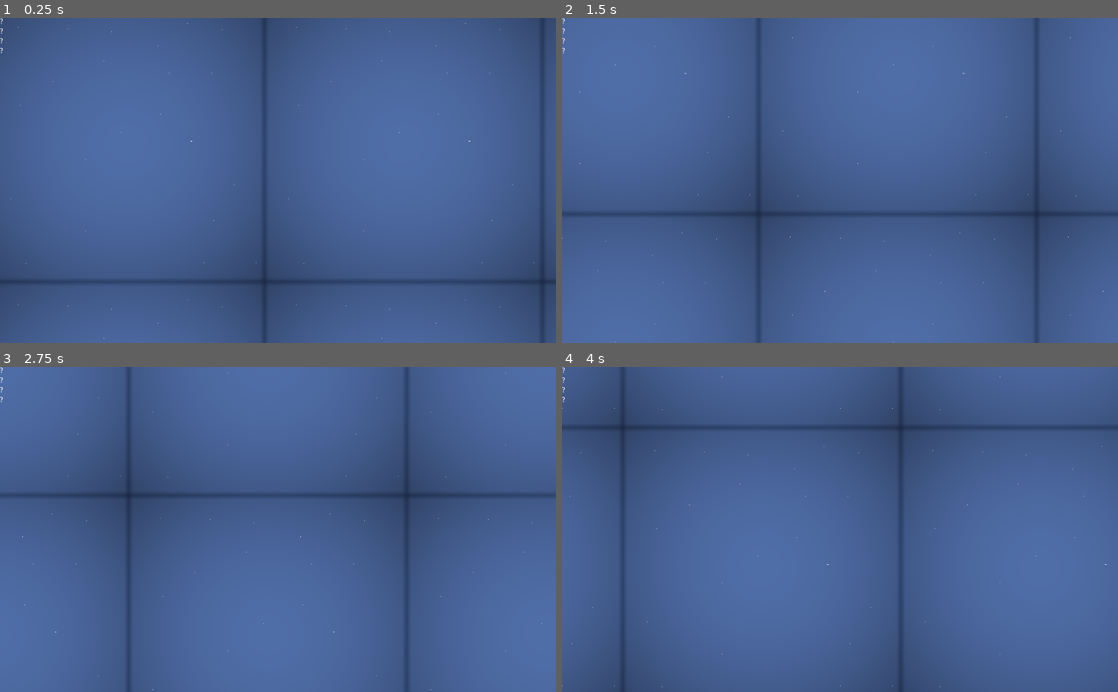
Above: before the commit, frames 1-4 (two rows, left to right).
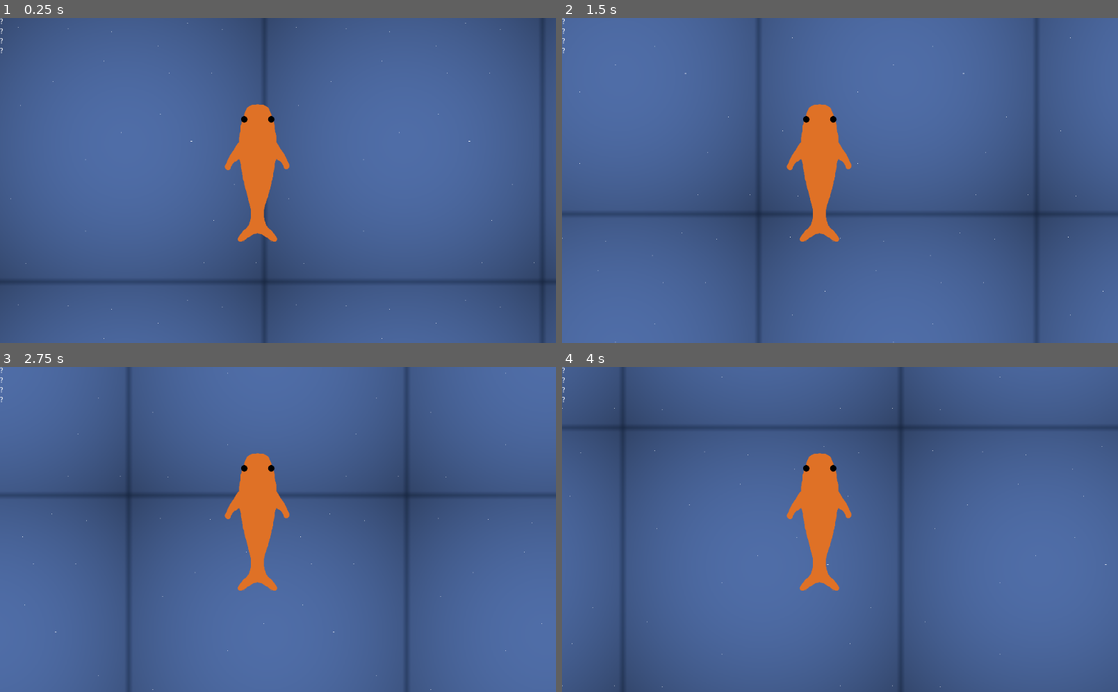
Above: after the commit, the same moments.

Repository: JordanLevy/LudumDare51
Game: Godot game, scene res://Scenes/Main.tscn
Two runs of this game, one before a commit and one after it. Both use one fixed random seed, a clock stepped at 60 frames per second and the inputs below.
Inputs:
- Up to frame 1 (0.25 s): no input
- Up to frame 2 (1.5 s): no input
- Up to frame 3 (2.75 s): no input
- Up to frame 4 (4 s): no input

The runs differ from the first frame. In frame 1, 2.3% of the frame differs, in the area x 40-53%, y 26-69%; in frame 2, 2.3%; in frame 3, 2.3%; in frame 4, 2.3%.

Commit message:
Added fish rig

Diff:
--- a/Game/Scenes/Main.tscn
+++ b/Game/Scenes/Main.tscn
@@ -1,9 +1,322 @@
-[gd_scene load_steps=5 format=2]
+[gd_scene load_steps=12 format=2]
 
 [ext_resource path="res://Scripts/ParallaxBackground.gd" type="Script" id=1]
 [ext_resource path="res://Assets/Background/ocean_particles.png" type="Texture" id=2]
 [ext_resource path="res://Assets/Background/water.png" type="Texture" id=3]
+[ext_resource path="res://Assets/Fish/Fish_Separated.png" type="Texture" id=4]
 [ext_resource path="res://Scenes/Controls.tscn" type="PackedScene" id=5]
+
+[sub_resource type="Animation" id=1]
+resource_name = "FlipperLeft"
+length = 0.2
+tracks/0/type = "value"
+tracks/0/path = NodePath("Torso/LFlipper:position")
+tracks/0/interp = 1
+tracks/0/loop_wrap = true
+tracks/0/imported = false
+tracks/0/enabled = true
+tracks/0/keys = {
+"times": PoolRealArray( 0, 0.2 ),
+"transitions": PoolRealArray( 1, 1 ),
+"update": 0,
+"values": [ Vector2( -100, 0 ), Vector2( -73, 0 ) ]
+}
+tracks/1/type = "value"
+tracks/1/path = NodePath("Torso/LFlipper:rotation_degrees")
+tracks/1/interp = 1
+tracks/1/loop_wrap = true
+tracks/1/imported = false
+tracks/1/enabled = true
+tracks/1/keys = {
+"times": PoolRealArray( 0, 0.2 ),
+"transitions": PoolRealArray( 1, 1 ),
+"update": 0,
+"values": [ 0.0, -20.0 ]
+}
+
+[sub_resource type="Animation" id=2]
+resource_name = "FlipperRight"
+length = 0.2
+tracks/0/type = "value"
+tracks/0/path = NodePath("Torso/RFlipper:position")
+tracks/0/interp = 1
+tracks/0/loop_wrap = true
+tracks/0/imported = false
+tracks/0/enabled = true
+tracks/0/keys = {
+"times": PoolRealArray( 0, 0.2 ),
+"transitions": PoolRealArray( 1, 1 ),
+"update": 0,
+"values": [ Vector2( 105, 0 ), Vector2( 80, 0 ) ]
+}
+tracks/1/type = "value"
+tracks/1/path = NodePath("Torso/RFlipper:rotation_degrees")
+tracks/1/interp = 1
+tracks/1/loop_wrap = true
+tracks/1/imported = false
+tracks/1/enabled = true
+tracks/1/keys = {
+"times": PoolRealArray( 0, 0.2 ),
+"transitions": PoolRealArray( 1, 1 ),
+"update": 0,
+"values": [ 0.0, 20.0 ]
+}
+
+[sub_resource type="Animation" id=3]
+resource_name = "Idle"
+length = 0.2
+step = 0.8
+tracks/0/type = "value"
+tracks/0/path = NodePath("Torso/RFlipper:position")
+tracks/0/interp = 1
+tracks/0/loop_wrap = true
+tracks/0/imported = false
+tracks/0/enabled = true
+tracks/0/keys = {
+"times": PoolRealArray( 0 ),
+"transitions": PoolRealArray( 1 ),
+"update": 0,
+"values": [ Vector2( 105, 0 ) ]
+}
+tracks/1/type = "value"
+tracks/1/path = NodePath("Torso/RFlipper:rotation_degrees")
+tracks/1/interp = 1
+tracks/1/loop_wrap = true
+tracks/1/imported = false
+tracks/1/enabled = true
+tracks/1/keys = {
+"times": PoolRealArray( 0 ),
+"transitions": PoolRealArray( 1 ),
+"update": 0,
+"values": [ 0.0 ]
+}
+tracks/2/type = "value"
+tracks/2/path = NodePath("Torso/LFlipper:position")
+tracks/2/interp = 1
+tracks/2/loop_wrap = true
+tracks/2/imported = false
+tracks/2/enabled = true
+tracks/2/keys = {
+"times": PoolRealArray( 0 ),
+"transitions": PoolRealArray( 1 ),
+"update": 0,
+"values": [ Vector2( -100, 0 ) ]
+}
+tracks/3/type = "value"
+tracks/3/path = NodePath("Torso/LFlipper:rotation_degrees")
+tracks/3/interp = 1
+tracks/3/loop_wrap = true
+tracks/3/imported = false
+tracks/3/enabled = true
+tracks/3/keys = {
+"times": PoolRealArray( 0 ),
+"transitions": PoolRealArray( 1 ),
+"update": 0,
+"values": [ 0.0 ]
+}
+tracks/4/type = "value"
+tracks/4/path = NodePath("Torso/Tail:position")
+tracks/4/interp = 1
+tracks/4/loop_wrap = true
+tracks/4/imported = false
+tracks/4/enabled = true
+tracks/4/keys = {
+"times": PoolRealArray( 0 ),
+"transitions": PoolRealArray( 1 ),
+"update": 0,
+"values": [ Vector2( 0, 290 ) ]
+}
+tracks/5/type = "value"
+tracks/5/path = NodePath("Torso/Tail:rotation_degrees")
+tracks/5/interp = 1
+tracks/5/loop_wrap = true
+tracks/5/imported = false
+tracks/5/enabled = true
+tracks/5/keys = {
+"times": PoolRealArray( 0 ),
+"transitions": PoolRealArray( 1 ),
+"update": 0,
+"values": [ 0.0 ]
+}
+tracks/6/type = "value"
+tracks/6/path = NodePath("Torso:position")
+tracks/6/interp = 1
+tracks/6/loop_wrap = true
+tracks/6/imported = false
+tracks/6/enabled = true
+tracks/6/keys = {
+"times": PoolRealArray( 0 ),
+"transitions": PoolRealArray( 1 ),
+"update": 0,
+"values": [ Vector2( 474, 255 ) ]
+}
+tracks/7/type = "value"
+tracks/7/path = NodePath("Torso:rotation_degrees")
+tracks/7/interp = 1
+tracks/7/loop_wrap = true
+tracks/7/imported = false
+tracks/7/enabled = true
+tracks/7/keys = {
+"times": PoolRealArray( 0 ),
+"transitions": PoolRealArray( 1 ),
+"update": 0,
+"values": [ 0.0 ]
+}
+
+[sub_resource type="Animation" id=4]
+length = 0.001
+tracks/0/type = "value"
+tracks/0/path = NodePath("Torso/RFlipper:position")
+tracks/0/interp = 1
+tracks/0/loop_wrap = true
+tracks/0/imported = false
+tracks/0/enabled = true
+tracks/0/keys = {
+"times": PoolRealArray( 0 ),
+"transitions": PoolRealArray( 1 ),
+"update": 0,
+"values": [ Vector2( 105, 0 ) ]
+}
+tracks/1/type = "value"
+tracks/1/path = NodePath("Torso/RFlipper:rotation_degrees")
+tracks/1/interp = 1
+tracks/1/loop_wrap = true
+tracks/1/imported = false
+tracks/1/enabled = true
+tracks/1/keys = {
+"times": PoolRealArray( 0 ),
+"transitions": PoolRealArray( 1 ),
+"update": 0,
+"values": [ 0.0 ]
+}
+tracks/2/type = "value"
+tracks/2/path = NodePath("Torso/LFlipper:position")
+tracks/2/interp = 1
+tracks/2/loop_wrap = true
+tracks/2/imported = false
+tracks/2/enabled = true
+tracks/2/keys = {
+"times": PoolRealArray( 0 ),
+"transitions": PoolRealArray( 1 ),
+"update": 0,
+"values": [ Vector2( -100, 0 ) ]
+}
+tracks/3/type = "value"
+tracks/3/path = NodePath("Torso/LFlipper:rotation_degrees")
+tracks/3/interp = 1
+tracks/3/loop_wrap = true
+tracks/3/imported = false
+tracks/3/enabled = true
+tracks/3/keys = {
+"times": PoolRealArray( 0 ),
+"transitions": PoolRealArray( 1 ),
+"update": 0,
+"values": [ 0.0 ]
+}
+tracks/4/type = "value"
+tracks/4/path = NodePath("Torso/Tail:position")
+tracks/4/interp = 1
+tracks/4/loop_wrap = true
+tracks/4/imported = false
+tracks/4/enabled = true
+tracks/4/keys = {
+"times": PoolRealArray( 0 ),
+"transitions": PoolRealArray( 1 ),
+"update": 0,
+"values": [ Vector2( 0, 290 ) ]
+}
+tracks/5/type = "value"
+tracks/5/path = NodePath("Torso/Tail:rotation_degrees")
+tracks/5/interp = 1
+tracks/5/loop_wrap = true
+tracks/5/imported = false
+tracks/5/enabled = true
+tracks/5/keys = {
+"times": PoolRealArray( 0 ),
+"transitions": PoolRealArray( 1 ),
+"update": 0,
+"values": [ 0.0 ]
+}
+tracks/6/type = "value"
+tracks/6/path = NodePath("Torso:position")
+tracks/6/interp = 1
+tracks/6/loop_wrap = true
+tracks/6/imported = false
+tracks/6/enabled = true
+tracks/6/keys = {
+"times": PoolRealArray( 0 ),
+"transitions": PoolRealArray( 1 ),
+"update": 0,
+"values": [ Vector2( 474, 255 ) ]
+}
+tracks/7/type = "value"
+tracks/7/path = NodePath("Torso:rotation_degrees")
+tracks/7/interp = 1
+tracks/7/loop_wrap = true
+tracks/7/imported = false
+tracks/7/enabled = true
+tracks/7/keys = {
+"times": PoolRealArray( 0 ),
+"transitions": PoolRealArray( 1 ),
+"update": 0,
+"values": [ 0.0 ]
+}
+
+[sub_resource type="Animation" id=5]
+resource_name = "TailLeft"
+length = 0.2
+tracks/0/type = "value"
+tracks/0/path = NodePath("Torso/Tail:position")
+tracks/0/interp = 1
+tracks/0/loop_wrap = true
+tracks/0/imported = false
+tracks/0/enabled = true
+tracks/0/keys = {
+"times": PoolRealArray( 0, 0.2 ),
+"transitions": PoolRealArray( 1, 1 ),
+"update": 0,
+"values": [ Vector2( 0, 290 ), Vector2( -20, 290 ) ]
+}
+tracks/1/type = "value"
+tracks/1/path = NodePath("Torso/Tail:rotation_degrees")
+tracks/1/interp = 1
+tracks/1/loop_wrap = true
+tracks/1/imported = false
+tracks/1/enabled = true
+tracks/1/keys = {
+"times": PoolRealArray( 0, 0.2 ),
+"transitions": PoolRealArray( 1, 1 ),
+"update": 0,
+"values": [ 0.0, 15.0 ]
+}
+
+[sub_resource type="Animation" id=6]
+resource_name = "TailRight"
+length = 0.2
+tracks/0/type = "value"
+tracks/0/path = NodePath("Torso/Tail:position")
+tracks/0/interp = 1
+tracks/0/loop_wrap = true
+tracks/0/imported = false
+tracks/0/enabled = true
+tracks/0/keys = {
+"times": PoolRealArray( 0, 0.2 ),
+"transitions": PoolRealArray( 1, 1 ),
+"update": 0,
+"values": [ Vector2( 0, 290 ), Vector2( 23, 290 ) ]
+}
+tracks/1/type = "value"
+tracks/1/path = NodePath("Torso/Tail:rotation_degrees")
+tracks/1/interp = 1
+tracks/1/loop_wrap = true
+tracks/1/imported = false
+tracks/1/enabled = true
+tracks/1/keys = {
+"times": PoolRealArray( 0, 0.2 ),
+"transitions": PoolRealArray( 1, 1 ),
+"update": 0,
+"values": [ 0.0, -15.0 ]
+}
 
 [node name="Main" type="Node2D"]
 
@@ -29,3 +342,38 @@
 region_rect = Rect2( 0, 0, 1024, 600 )
 
 [node name="Controls" parent="." instance=ExtResource( 5 )]
+
+[node name="FishRig" type="Node2D" parent="."]
+
+[node name="Torso" type="Sprite" parent="FishRig"]
+position = Vector2( 474, 255 )
+scale = Vector2( 0.35, 0.35 )
+texture = ExtResource( 4 )
+region_enabled = true
+region_rect = Rect2( 410, 54, 200, 550 )
+
+[node name="LFlipper" type="Sprite" parent="FishRig/Torso"]
+position = Vector2( -100, 0 )
+texture = ExtResource( 4 )
+region_enabled = true
+region_rect = Rect2( 750, 330, 150, 155 )
+
+[node name="RFlipper" type="Sprite" parent="FishRig/Torso"]
+position = Vector2( 105, 0 )
+texture = ExtResource( 4 )
+region_enabled = true
+region_rect = Rect2( 750, 95, 130, 155 )
+
+[node name="Tail" type="Sprite" parent="FishRig/Torso"]
+position = Vector2( 0, 290 )
+texture = ExtResource( 4 )
+region_enabled = true
+region_rect = Rect2( 83, 179, 215, 330 )
+
+[node name="AnimationPlayer" type="AnimationPlayer" parent="FishRig"]
+anims/FlipperLeft = SubResource( 1 )
+anims/FlipperRight = SubResource( 2 )
+anims/Idle = SubResource( 3 )
+anims/RESET = SubResource( 4 )
+anims/TailLeft = SubResource( 5 )
+anims/TailRight = SubResource( 6 )
